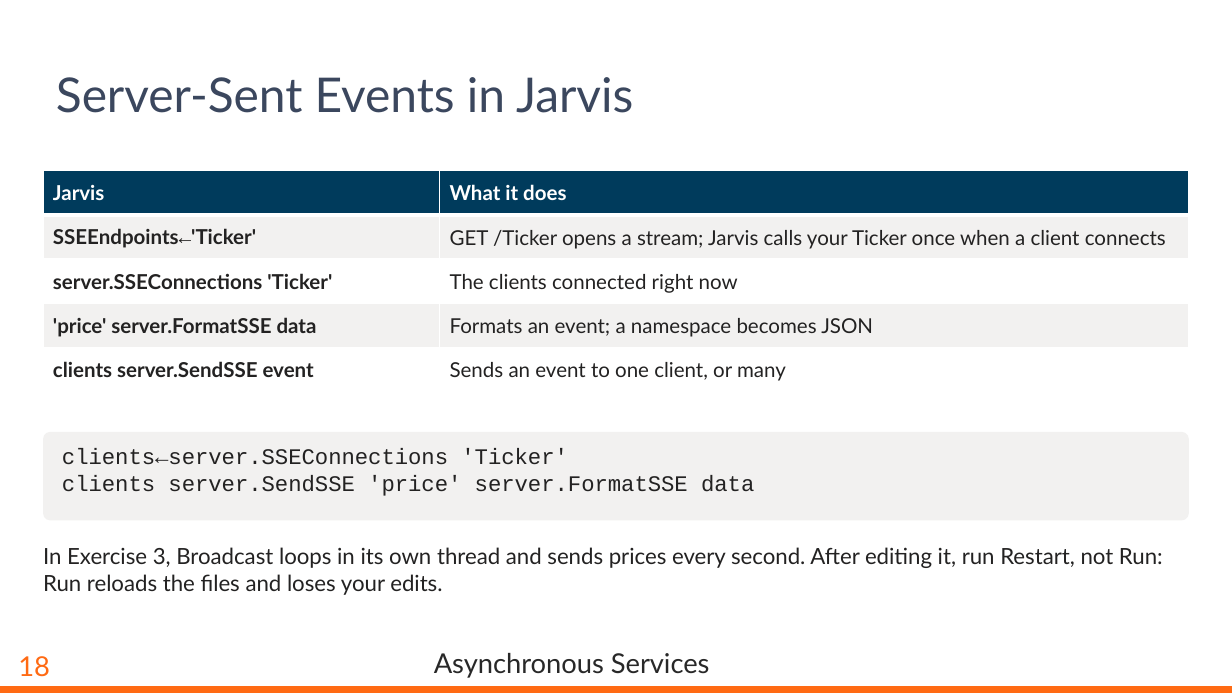
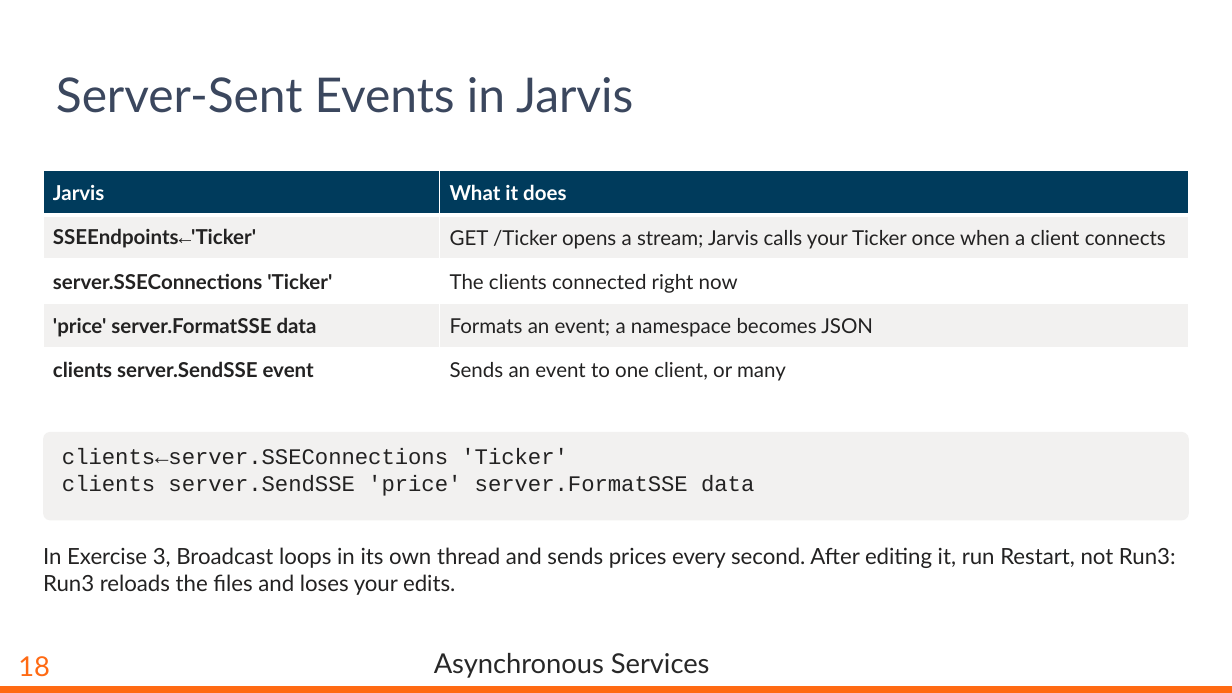
Before and after one commit to dyalog-training/2026-MP2, a slide deck: slide 19 of Presentation/AsynchronousServices.pptx. Drawn at 1232x693 pixels with LibreOffice and Linux fonts; fonts in the diff are those of the drawing; background and template pictures are left out. Boxes give left, top, right and bottom in pixels: in the first picture for what was removed or moved away, otherwise in the second. Text is boxed around its words. In the diff, an @@ line names an element or a change of style, - is before the commit and + after.

```diff
--- a/Presentation/AsynchronousServices.pptx
+++ b/Presentation/AsynchronousServices.pptx
@@ text at box(43, 547, 1176, 595): text changed @@
-In Exercise 3, Broadcast loops in its own thread and sends prices every second. After editing it, run Restart, not Run: Run reloads the files and loses your edits.
+In Exercise 3, Broadcast loops in its own thread and sends prices every second. After editing it, run Restart, not Run3: Run3 reloads the files and loses your edits.
```
Also in this commit, not shown: 8 other slides changed, 29 other files.
